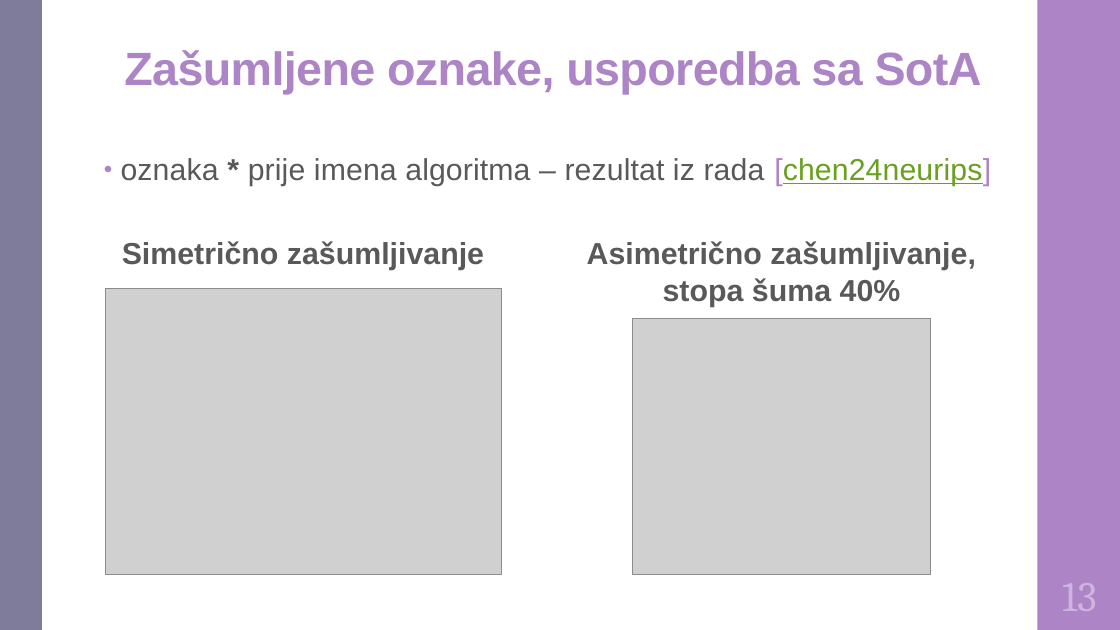
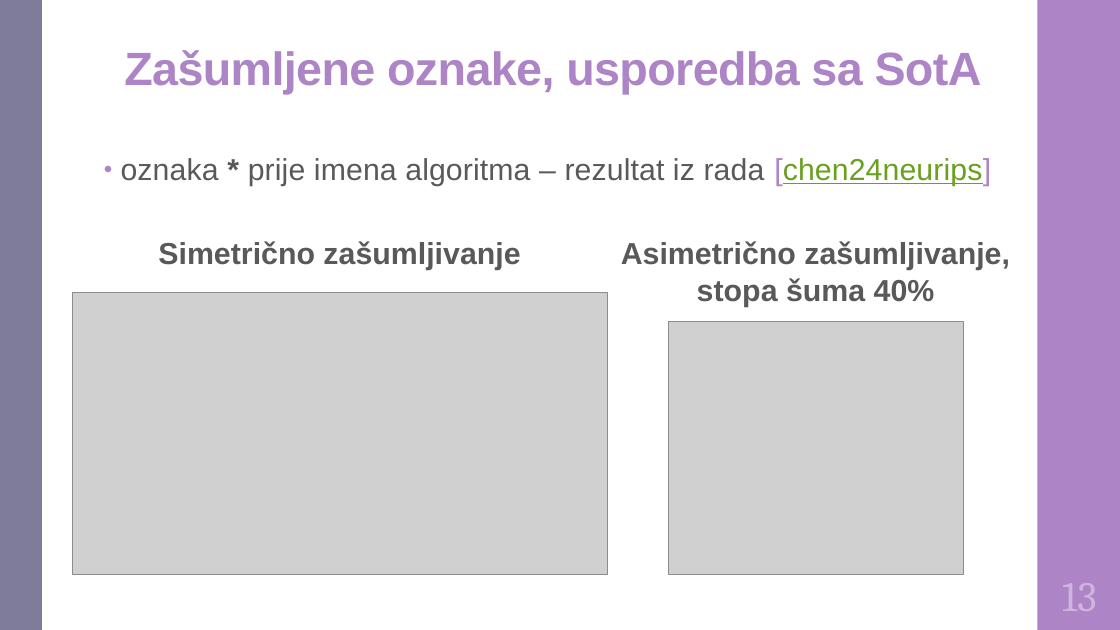
Before and after one commit to DomJamb/Diplomski-Rad-Doku, a slide deck: slide 16 of Prezentacija/Varijacijsko učenje na zašumljenim oznakama.pptx. Drawn at 1120x630 pixels with LibreOffice and Linux fonts; fonts in the diff are those of the drawing; grey boxes stand for pictures. Boxes give left, top, right and bottom in pixels: in the first picture for what was removed or moved away, otherwise in the second. Text is boxed around its words. In the diff, an @@ line names an element or a change of style, - is before the commit and + after.

```diff
--- a/Prezentacija/Varijacijsko učenje na zašumljenim oznakama.pptx
+++ b/Prezentacija/Varijacijsko učenje na zašumljenim oznakama.pptx
@@ text "Simetrično zašumljivanje" moved from (x1=122, y1=241, x2=484, y2=270) to (x1=158, y1=241, x2=520, y2=270) @@
@@ text "Asimetrično zašumljivanje," moved from (x1=587, y1=241, x2=976, y2=307) to (x1=621, y1=241, x2=1010, y2=307) @@
@@ picture resized from (x1=106, y1=288, x2=502, y2=575) to (x1=73, y1=292, x2=607, y2=576) @@
@@ picture resized from (x1=633, y1=318, x2=931, y2=576) to (x1=669, y1=321, x2=964, y2=575) @@
```
Also in this commit, not shown: 3 other slides changed, 1 other file.
